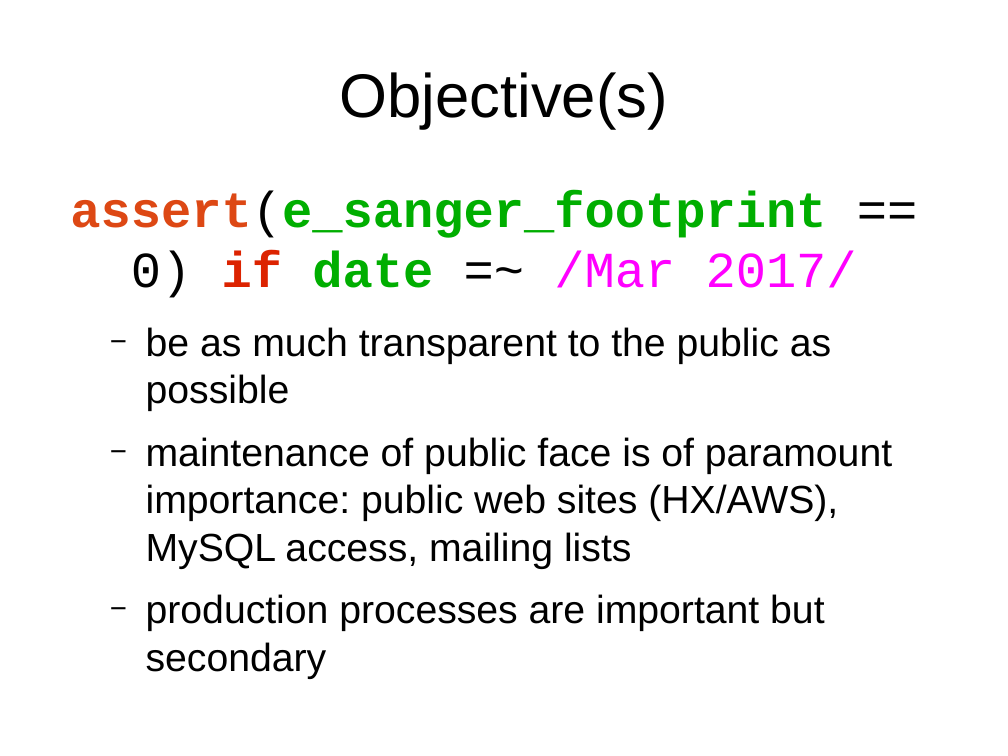
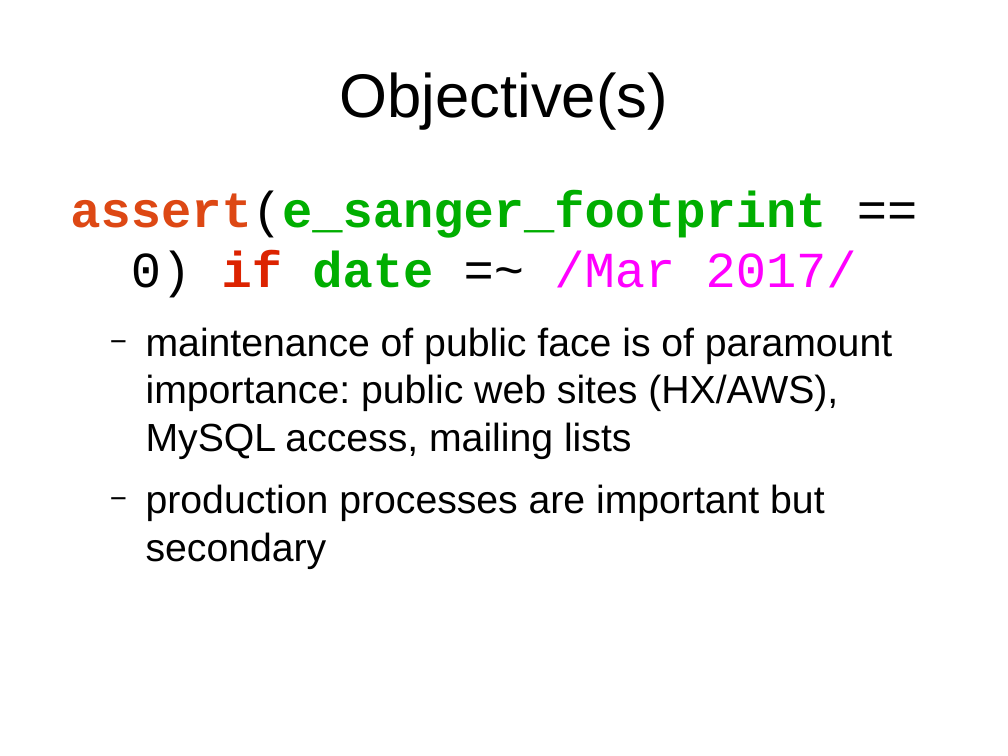
Before and after one commit to avullo/ensembl-migration-pm, a slide deck: slide 2 of data-review-10-16/talk.odp. Drawn at 1008x756 pixels with LibreOffice and Linux fonts; fonts in the diff are those of the drawing; background and template pictures are left out. Boxes give left, top, right and bottom in pixels: in the first picture for what was removed or moved away, otherwise in the second. Text is boxed around its words. In the diff, an @@ line names an element or a change of style, - is before the commit and + after.

```diff
--- a/data-review-10-16/talk.odp
+++ b/data-review-10-16/talk.odp
@@ text at bbox=[146, 327, 831, 411]: paragraph removed @@
-  − be as much transparent to the public as possible
```
Also in this commit, not shown: 3 other slides changed, 4 other files.
